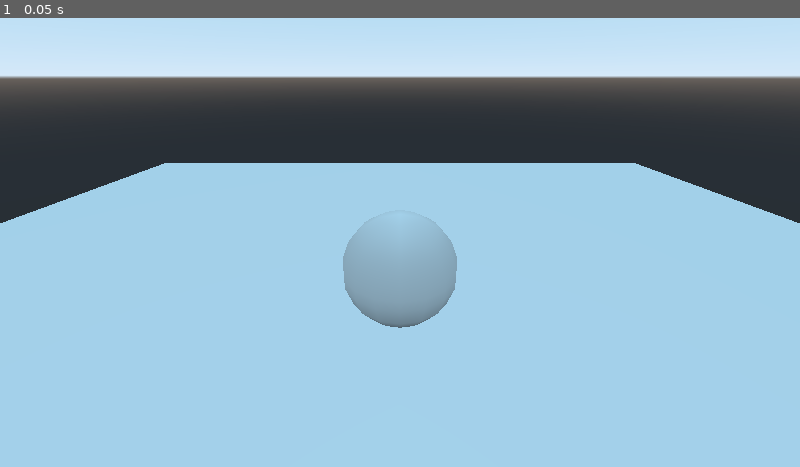
Above: before the commit, frame 1.
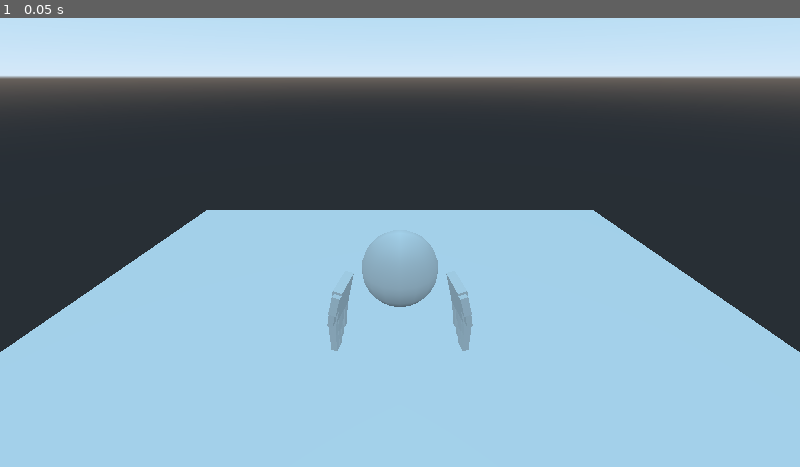
Above: after the commit, the same moment.

Repository: OutOfNet/first-3D-game
Game: Godot game, scene res://scenes/baseplate/Baseplate.tscn
Two runs of this game, one before a commit and one after it. Both use one fixed random seed, a clock stepped at 60 frames per second and the inputs below.
Inputs:
- Up to frame 1 (0.05 s): no input

The runs differ from the first frame. In frame 1, 18% of the frame differs, in the area x 0-100%, y 32-75%.

Commit message:
Added hands to the player model

Diff:
--- a/scenes/baseplate/Baseplate.tscn
+++ b/scenes/baseplate/Baseplate.tscn
@@ -18,4 +18,4 @@
 depth = 24.0
 
 [node name="Player" parent="." instance=ExtResource( 1 )]
-transform = Transform( 1, 0, 0, 0, 1, 0, 0, 0, 1, 0, 1.22924, 0 )
+transform = Transform( 1, 0, 0, 0, 1, 0, 0, 0, 1, 0, 3.23564, 0 )
--- a/scenes/player/player.tscn
+++ b/scenes/player/player.tscn
@@ -1,10 +1,37 @@
-[gd_scene load_steps=3 format=2]
+[gd_scene load_steps=12 format=2]
 
 [sub_resource type="SphereShape" id=1]
 
 [sub_resource type="SphereMesh" id=2]
 radial_segments = 16
 rings = 8
+
+[sub_resource type="CubeMesh" id=3]
+size = Vector3( 1, 1, 0.25 )
+
+[sub_resource type="CubeMesh" id=4]
+size = Vector3( 0.2, 0.5, 0.25 )
+
+[sub_resource type="CubeMesh" id=5]
+size = Vector3( 0.2, 0.4, 0.15 )
+
+[sub_resource type="CubeMesh" id=6]
+size = Vector3( 0.2, 0.55, 0.2 )
+
+[sub_resource type="CubeMesh" id=7]
+size = Vector3( 0.175, 0.55, 0.175 )
+
+[sub_resource type="CubeMesh" id=8]
+size = Vector3( 0.175, 0.55, 0.175 )
+
+[sub_resource type="CubeMesh" id=9]
+size = Vector3( 0.175, 0.55, 0.175 )
+
+[sub_resource type="CubeMesh" id=11]
+size = Vector3( 0.2, 0.4, 0.2 )
+
+[sub_resource type="CubeMesh" id=10]
+size = Vector3( 0.175, 0.55, 0.175 )
 
 [node name="Player" type="Spatial"]
 
@@ -14,8 +41,124 @@
 transform = Transform( 1, 0, 0, 0, -4.37114e-08, 1, 0, -1, -4.37114e-08, 0, 0, 0 )
 shape = SubResource( 1 )
 
-[node name="MeshInstance" type="MeshInstance" parent="KinematicBody"]
+[node name="head" type="MeshInstance" parent="KinematicBody"]
 mesh = SubResource( 2 )
 
+[node name="hand1" type="Spatial" parent="KinematicBody"]
+transform = Transform( -0.173648, 0.221534, -0.959567, 0, -0.97437, -0.224951, -0.984808, -0.0390623, 0.169198, 1.6, -0.9, 0 )
+
+[node name="palm" type="MeshInstance" parent="KinematicBody/hand1"]
+mesh = SubResource( 3 )
+
+[node name="fingers" type="Spatial" parent="KinematicBody/hand1"]
+
+[node name="finger1" type="Spatial" parent="KinematicBody/hand1/fingers"]
+
+[node name="MeshInstance" type="MeshInstance" parent="KinematicBody/hand1/fingers/finger1"]
+transform = Transform( -4.29471e-08, -0.186181, 0.982515, -8.13823e-09, 0.982515, 0.186181, -1, 0, -4.37114e-08, -0.60447, -0.190778, 0.0261766 )
+mesh = SubResource( 4 )
+
+[node name="MeshInstance2" type="MeshInstance" parent="KinematicBody/hand1/fingers/finger1"]
+transform = Transform( 1, 0, 0, 0, 1, 0, 0, 0, 1, -0.656981, 0.228754, 0.0245145 )
+mesh = SubResource( 5 )
+
+[node name="finger2" type="Spatial" parent="KinematicBody/hand1/fingers"]
+
+[node name="MeshInstance" type="MeshInstance" parent="KinematicBody/hand1/fingers/finger2"]
+transform = Transform( 0.999477, -0.0320015, -0.00435196, 0.0306704, 0.982726, -0.182504, 0.0101171, 0.182275, 0.983195, -0.392817, 0.66979, 0.0258396 )
+mesh = SubResource( 6 )
+
+[node name="MeshInstance2" type="MeshInstance" parent="KinematicBody/hand1/fingers/finger2"]
+transform = Transform( 0.999477, -0.032187, -0.00265098, 0.0306704, 0.971681, -0.234296, 0.0101171, 0.234093, 0.972161, -0.413959, 1.19743, 0.138076 )
+mesh = SubResource( 7 )
+
+[node name="finger3" type="Spatial" parent="KinematicBody/hand1/fingers"]
+
+[node name="MeshInstance" type="MeshInstance" parent="KinematicBody/hand1/fingers/finger3"]
+transform = Transform( 0.999666, -0.0255282, -0.00395145, 0.0246767, 0.98895, -0.146181, 0.00763936, 0.146035, 0.98925, -0.130176, 0.753027, 0.0406142 )
+mesh = SubResource( 6 )
+
+[node name="MeshInstance2" type="MeshInstance" parent="KinematicBody/hand1/fingers/finger3"]
+transform = Transform( 0.99941, -0.0341648, -0.00328511, 0.0325322, 0.97344, -0.226615, 0.01094, 0.226375, 0.973979, -0.146732, 1.27846, 0.137648 )
+mesh = SubResource( 8 )
+
+[node name="finger4" type="Spatial" parent="KinematicBody/hand1/fingers"]
+
+[node name="MeshInstance" type="MeshInstance" parent="KinematicBody/hand1/fingers/finger4"]
+transform = Transform( 0.999789, -0.0202049, -0.00344209, 0.0196688, 0.993043, -0.116088, 0.00576371, 0.115996, 0.993233, 0.132308, 0.656493, 0.00880003 )
+mesh = SubResource( 6 )
+
+[node name="MeshInstance2" type="MeshInstance" parent="KinematicBody/hand1/fingers/finger4"]
+transform = Transform( 0.999562, -0.0293883, -0.00322853, 0.0281481, 0.979366, -0.20012, 0.00904298, 0.199941, 0.979766, 0.118302, 1.18572, 0.0918658 )
+mesh = SubResource( 9 )
+
+[node name="finger5" type="Spatial" parent="KinematicBody/hand1/fingers"]
+
+[node name="MeshInstance" type="MeshInstance" parent="KinematicBody/hand1/fingers/finger5"]
+transform = Transform( 0.999999, 1.49012e-08, -1.49012e-08, -2.6077e-08, 0.987699, -0.156365, -1.49012e-08, 0.156365, 0.987699, 0.392965, 0.631106, 0.0198873 )
+mesh = SubResource( 11 )
+
+[node name="MeshInstance2" type="MeshInstance" parent="KinematicBody/hand1/fingers/finger5"]
+transform = Transform( 0.999998, 1.95578e-08, -1.93715e-07, -5.21541e-08, 0.987698, -0.156365, 1.49012e-08, 0.156365, 0.987699, 0.394424, 1.06745, 0.0807105 )
+mesh = SubResource( 10 )
+
+[node name="hand2" type="Spatial" parent="KinematicBody"]
+transform = Transform( 0.173648, -0.221534, 0.959567, 0, -0.97437, -0.224951, -0.984808, -0.0390623, 0.169198, -1.6, -0.9, 0 )
+
+[node name="palm" type="MeshInstance" parent="KinematicBody/hand2"]
+mesh = SubResource( 3 )
+
+[node name="fingers" type="Spatial" parent="KinematicBody/hand2"]
+
+[node name="finger1" type="Spatial" parent="KinematicBody/hand2/fingers"]
+
+[node name="MeshInstance" type="MeshInstance" parent="KinematicBody/hand2/fingers/finger1"]
+transform = Transform( -4.29471e-08, -0.186181, 0.982515, -8.13823e-09, 0.982515, 0.186181, -1, 0, -4.37114e-08, -0.60447, -0.190778, 0.0261766 )
+mesh = SubResource( 4 )
+
+[node name="MeshInstance2" type="MeshInstance" parent="KinematicBody/hand2/fingers/finger1"]
+transform = Transform( 1, 0, 0, 0, 1, 0, 0, 0, 1, -0.656981, 0.228754, 0.0245145 )
+mesh = SubResource( 5 )
+
+[node name="finger2" type="Spatial" parent="KinematicBody/hand2/fingers"]
+
+[node name="MeshInstance" type="MeshInstance" parent="KinematicBody/hand2/fingers/finger2"]
+transform = Transform( 0.999477, -0.0320015, -0.00435196, 0.0306704, 0.982726, -0.182504, 0.0101171, 0.182275, 0.983195, -0.392817, 0.66979, 0.0258396 )
+mesh = SubResource( 6 )
+
+[node name="MeshInstance2" type="MeshInstance" parent="KinematicBody/hand2/fingers/finger2"]
+transform = Transform( 0.999477, -0.032187, -0.00265098, 0.0306704, 0.971681, -0.234296, 0.0101171, 0.234093, 0.972161, -0.413959, 1.19743, 0.138076 )
+mesh = SubResource( 7 )
+
+[node name="finger3" type="Spatial" parent="KinematicBody/hand2/fingers"]
+
+[node name="MeshInstance" type="MeshInstance" parent="KinematicBody/hand2/fingers/finger3"]
+transform = Transform( 0.999666, -0.0255282, -0.00395145, 0.0246767, 0.98895, -0.146181, 0.00763936, 0.146035, 0.98925, -0.130176, 0.753027, 0.0406142 )
+mesh = SubResource( 6 )
+
+[node name="MeshInstance2" type="MeshInstance" parent="KinematicBody/hand2/fingers/finger3"]
+transform = Transform( 0.99941, -0.0341648, -0.00328511, 0.0325322, 0.97344, -0.226615, 0.01094, 0.226375, 0.973979, -0.146732, 1.27846, 0.137648 )
+mesh = SubResource( 8 )
+
+[node name="finger4" type="Spatial" parent="KinematicBody/hand2/fingers"]
+
+[node name="MeshInstance" type="MeshInstance" parent="KinematicBody/hand2/fingers/finger4"]
+transform = Transform( 0.999789, -0.0202049, -0.00344209, 0.0196688, 0.993043, -0.116088, 0.00576371, 0.115996, 0.993233, 0.132308, 0.656493, 0.00880003 )
+mesh = SubResource( 6 )
+
+[node name="MeshInstance2" type="MeshInstance" parent="KinematicBody/hand2/fingers/finger4"]
+transform = Transform( 0.999562, -0.0293883, -0.00322853, 0.0281481, 0.979366, -0.20012, 0.00904298, 0.199941, 0.979766, 0.118302, 1.18572, 0.0918658 )
+mesh = SubResource( 9 )
+
+[node name="finger5" type="Spatial" parent="KinematicBody/hand2/fingers"]
+
+[node name="MeshInstance" type="MeshInstance" parent="KinematicBody/hand2/fingers/finger5"]
+transform = Transform( 0.999999, 1.49012e-08, -1.49012e-08, -2.6077e-08, 0.987699, -0.156365, -1.49012e-08, 0.156365, 0.987699, 0.392965, 0.631106, 0.0198873 )
+mesh = SubResource( 11 )
+
+[node name="MeshInstance2" type="MeshInstance" parent="KinematicBody/hand2/fingers/finger5"]
+transform = Transform( 0.999998, 1.95578e-08, -1.93715e-07, -5.21541e-08, 0.987698, -0.156365, 1.49012e-08, 0.156365, 0.987699, 0.394424, 1.06745, 0.0807105 )
+mesh = SubResource( 10 )
+
 [node name="Camera" type="Camera" parent="."]
-transform = Transform( 1, 0, 0, 0, 0.906308, 0.422618, 0, -0.422618, 0.906308, 0, 3, 5 )
+transform = Transform( 1, 0, 0, 0, 0.906308, 0.422618, 0, -0.422618, 0.906308, 0, 4.5, 7.5 )
Not shown, changed: export_presets.cfg
Not shown, added: exported_game/.zip
